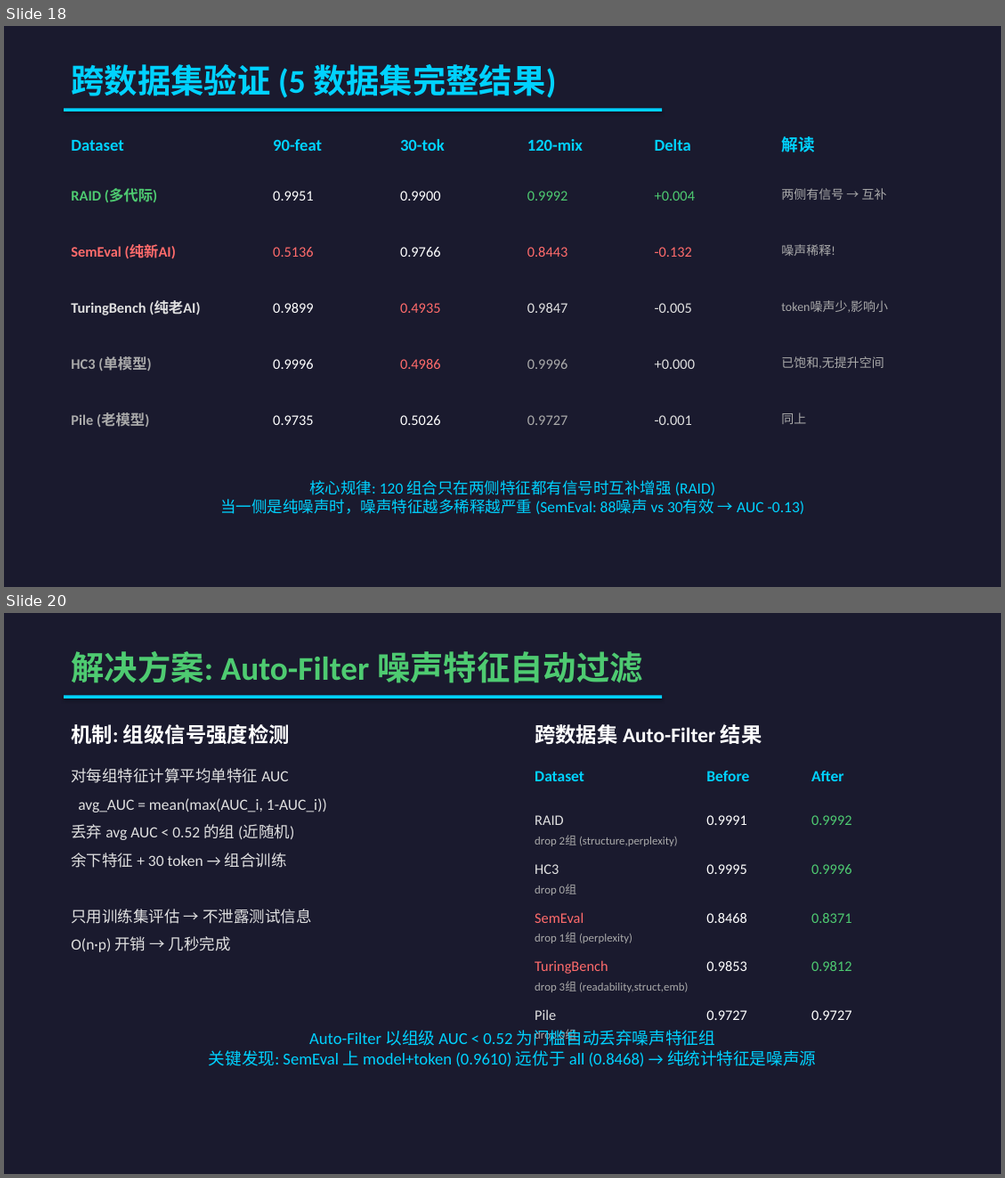
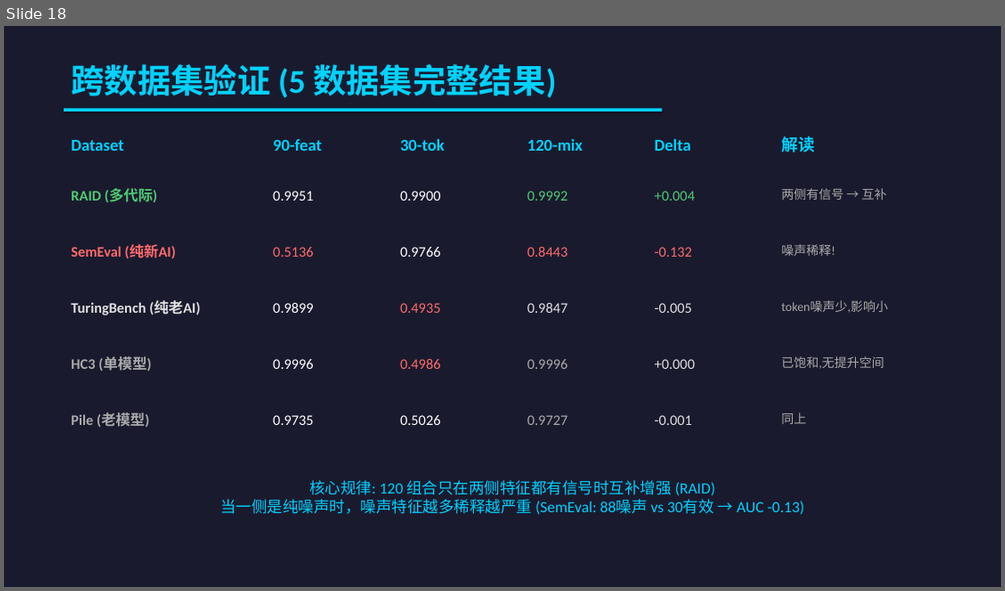
Before and after one commit to HaibinLai/HC3, a slide deck: reports/AIGC_Detection_Presentation.pptx. Shown one above the other, each under a label of ours: slides 18 and 20 before the commit, slide 18 after it; the slides between them are not shown. The pictures are 1005x1178 and 1005x591 pixels, drawn with LibreOffice and Linux fonts; fonts in the diff are those of the drawing. Boxes give left, top, right and bottom in pixels: in the first picture for what was removed or moved away, otherwise in the second. Text is boxed around its words. In the diff, an @@ line names an element or a change of style, - is before the commit and + after.

```diff
--- a/reports/AIGC_Detection_Presentation.pptx
+++ b/reports/AIGC_Detection_Presentation.pptx
@@ slide 20 removed at (x1=4, y1=613, x2=1001, y2=1174), background #1A1A2E @@
@@ text removed at (x1=71, y1=651, x2=643, y2=683) @@
-解决方案: Auto-Filter 噪声特征自动过滤
@@ rectangle removed at (x1=64, y1=695, x2=662, y2=698) @@
@@ text removed at (x1=71, y1=724, x2=290, y2=744) @@
-机制: 组级信号强度检测
@@ text removed at (x1=534, y1=721, x2=762, y2=747) @@
-跨数据集 Auto-Filter 结果
@@ text removed at (x1=71, y1=768, x2=327, y2=952) @@
-对每组特征计算平均单特征 AUC
-avg_AUC = mean(max(AUC_i, 1-AUC_i))
-丢弃 avg AUC < 0.52 的组 (近随机)
-余下特征 + 30 token → 组合训练
-只用训练集评估 → 不泄露测试信息
-O(n·p) 开销 → 几秒完成
@@ text removed at (x1=534, y1=771, x2=584, y2=781) @@
-Dataset
@@ text removed at (x1=706, y1=771, x2=749, y2=781) @@
-Before
@@ text removed at (x1=811, y1=771, x2=844, y2=781) @@
-After
@@ text removed at (x1=534, y1=815, x2=563, y2=825) @@
-RAID
@@ text removed at (x1=706, y1=815, x2=747, y2=825) @@
-0.9991
@@ text removed at (x1=811, y1=815, x2=852, y2=825) @@
-0.9992
@@ text removed at (x1=534, y1=835, x2=678, y2=846) @@
-drop 2组 (structure,perplexity)
@@ text removed at (x1=534, y1=864, x2=558, y2=874) @@
-HC3
@@ text removed at (x1=706, y1=864, x2=747, y2=874) @@
-0.9995
@@ text removed at (x1=811, y1=864, x2=852, y2=874) @@
-0.9996
@@ text removed at (x1=534, y1=884, x2=576, y2=895) @@
-drop 0组
@@ text removed at (x1=534, y1=912, x2=583, y2=923) @@
-SemEval
@@ text removed at (x1=534, y1=933, x2=632, y2=943) @@
-drop 1组 (perplexity)
@@ text removed at (x1=706, y1=913, x2=747, y2=923) @@
-0.8468
@@ text removed at (x1=811, y1=913, x2=852, y2=923) @@
-0.8371
@@ text removed at (x1=534, y1=960, x2=607, y2=973) @@
-TuringBench
@@ text removed at (x1=534, y1=981, x2=688, y2=992) @@
-drop 3组 (readability,struct,emb)
@@ text removed at (x1=706, y1=961, x2=747, y2=971) @@
-0.9853
@@ text removed at (x1=811, y1=961, x2=852, y2=971) @@
-0.9812
@@ text removed at (x1=534, y1=1009, x2=556, y2=1020) @@
-Pile
@@ text removed at (x1=706, y1=1010, x2=747, y2=1020) @@
-0.9727
@@ text removed at (x1=811, y1=1010, x2=852, y2=1020) @@
-0.9727
@@ text removed at (x1=209, y1=1029, x2=816, y2=1067) @@
-Auto-Filter 以组级 AUC < 0.52 为门槛自动丢弃噪声特征组
-关键发现: SemEval 上 model+token (0.9610) 远优于 all (0.8468) → 纯统计特征是噪声源
@@ text removed at (x1=534, y1=1030, x2=576, y2=1043) @@
-drop 0组
```
Also in this commit, not shown: 3 slides changed, 1 slide added, 1 other file.
